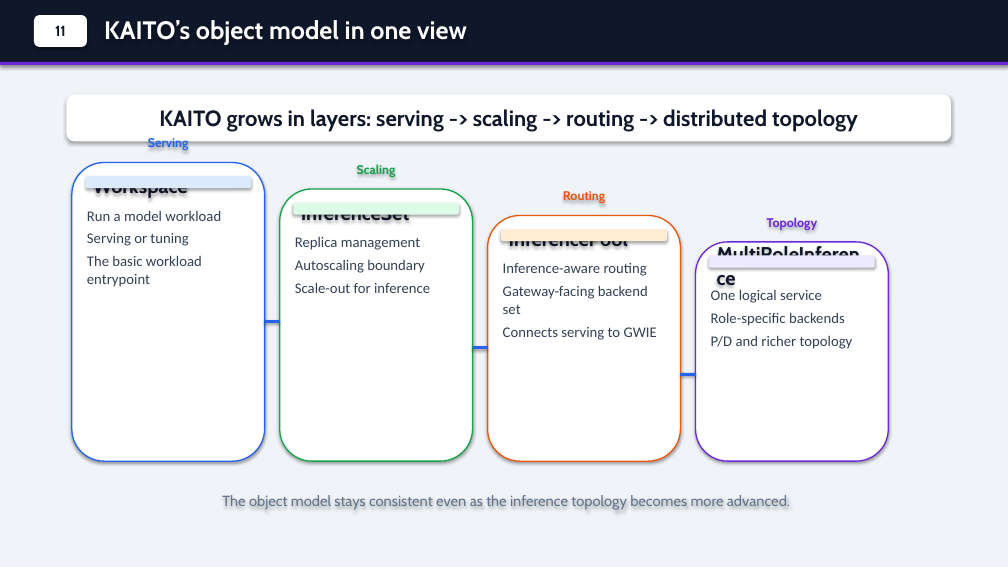
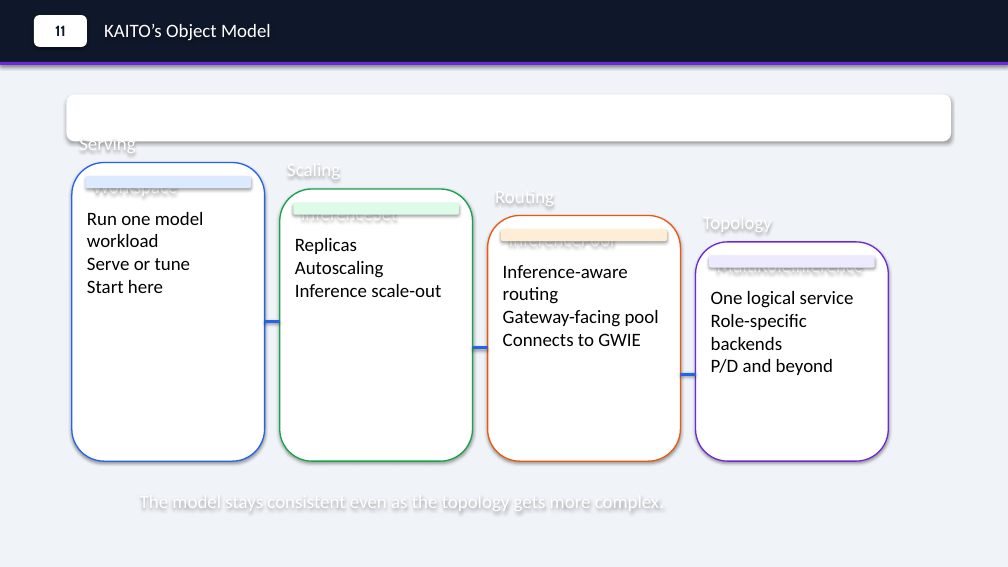
Before and after one commit to andyzhangx/demo, a slide deck: slide 12 of llm/kubecon-na-2026-pd-disaggregation.pptx. Drawn at 1008x567 pixels with LibreOffice and Linux fonts; fonts in the diff are those of the drawing. Boxes give left, top, right and bottom in pixels: in the first picture for what was removed or moved away, otherwise in the second. Text is boxed around its words. In the diff, an @@ line names an element or a change of style, - is before the commit and + after.

```diff
--- a/llm/kubecon-na-2026-pd-disaggregation.pptx
+++ b/llm/kubecon-na-2026-pd-disaggregation.pptx
@@ text at [104,24,271,40]: text changed; size 24 to 18 pt; font Cabin to Calibri; bold off @@
-KAITO’s object model in one view
+KAITO’s Object Model
@@ text in rounded rectangle at [159,109,858,132]: text removed @@
-KAITO grows in layers: serving -> scaling -> routing -> distributed topology
@@ text "Serving" at [79,141,135,147]: size 12 to 18 pt, font Cabin to Calibri, text colour #2563EB to #FFFFFF, bold off; alignment centre to left @@
@@ text "Scaling" at [287,159,340,182]: size 12 to 18 pt, font Cabin to Calibri, text colour #16A34A to #FFFFFF, bold off; alignment centre to left @@
@@ text "Routing" at [495,200,554,204]: size 12 to 18 pt, font Cabin to Calibri, text colour #EA580C to #FFFFFF, bold off; alignment centre to left @@
@@ text at [87,212,204,293]: text changed; size 14 to 18 pt; text colour #334155 to #000000 @@
-Run a model workload
-Serving or tuning
-The basic workload entrypoint
+Run one model workload
+Serve or tune
+Start here
@@ text at [295,238,441,297]: text changed; size 14 to 18 pt; text colour #334155 to #000000 @@
-Replica management
-Autoscaling boundary
-Scale-out for inference
+Replicas
+Autoscaling
+Inference scale-out
@@ text "Topology" at [703,229,772,230]: size 12 to 18 pt, font Cabin to Calibri, text colour #6D28D9 to #FFFFFF, bold off; alignment centre to left @@
@@ text at [503,265,628,304]: size 14 to 18 pt, text colour #334155 to #000000 in "Inference-aware routing"; less space between paragraphs @@
@@ size 19 to 18 pt, font Cabin to Calibri, text colour #0F172A to #FFFFFF, bold off in 4 elements at [93,188,178,196], [301,215,398,219], [509,241,615,251], [717,268,864,272] @@
@@ text at [711,291,854,350]: size 14 to 18 pt, text colour #334155 to #000000 in "One logical service", "Role-specific backends"; less space between paragraphs @@
@@ text at [503,310,659,346]: text changed; size 14 to 18 pt; text colour #334155 to #000000 @@
-Gateway-facing backend set
-Connects serving to GWIE
+Gateway-facing pool
+Connects to GWIE
@@ text at [711,359,833,375]: text changed; size 14 to 18 pt; text colour #334155 to #000000 @@
-P/D and richer topology
+P/D and beyond
@@ text at [140,490,664,513]: text changed; size 14 to 18 pt; font Cabin to Calibri; text colour #64748B to #FFFFFF @@
-The object model stays consistent even as the inference topology becomes more advanced.
+The model stays consistent even as the topology gets more complex.
```
Also in this commit, not shown: 17 other slides changed.
